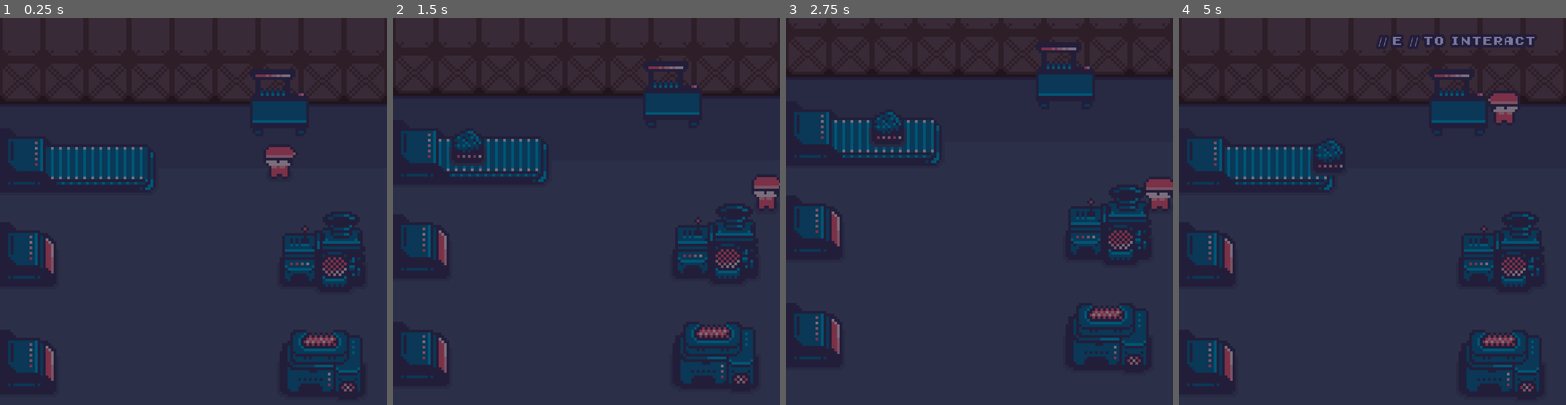
Above: before the commit, frames 1-4 (left to right).
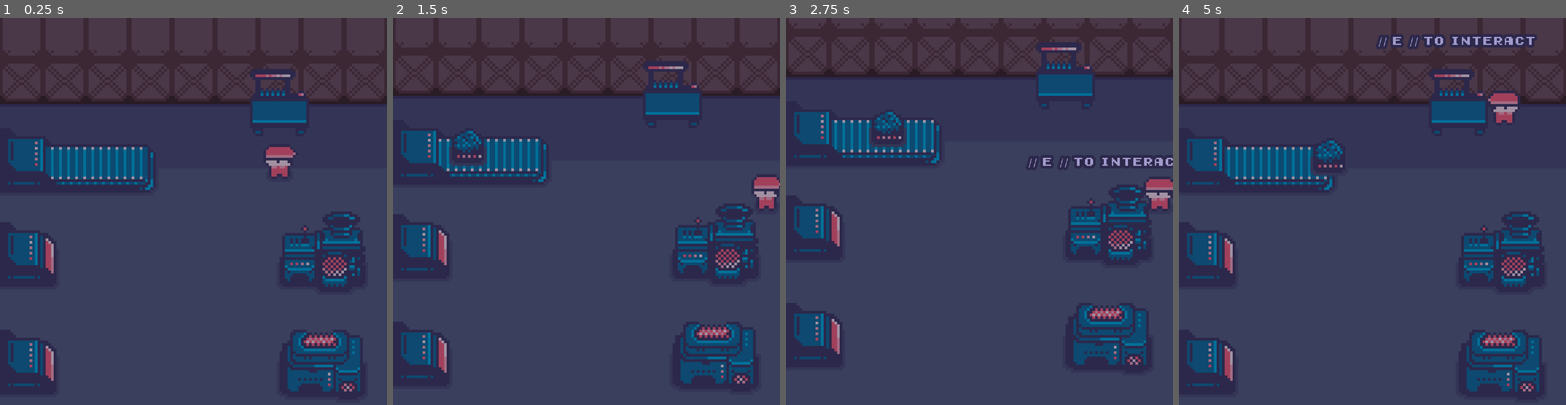
Above: after the commit, the same moments.

Repository: 3-14aY4p/3RsProject
Game: Godot game, scene res://scenes/game_controller.tscn
The game is run twice, just before and just after one commit, with the same random seed, the same clock (stepped at 60 frames per second) and the same inputs.
Inputs (mouse positions are in pixels of both pictures, inside the frame that each line leads up to):
- Up to frame 1 (0.25 s): no input
- Up to frame 2 (1.5 s): move the mouse to (671, 192) at 0.52 s; hold D (_right) 0.53-1.28 s; hold E (_interact) 0.53-1.28 s; move the mouse to (509, 230) at 1.27 s; hold S (_down) from 1.28 s (still down); tap E (_interact) at 1.35 s
- Up to frame 3 (2.75 s): move the mouse to (1018, 126) at 2.02 s; release S (_down) at 2.03 s; press the mouse at (1018, 126) at 2.03 s; hold D (_right) from 2.03 s (still down); tap E (_interact) at 2.3 s
- Up to frame 4 (5 s): move the mouse to (1353, 288) at 2.77 s; release D (_right) at 2.78 s; release the mouse at (1353, 288) at 2.78 s; hold W (_up) 2.78-3.53 s; tap E (_interact) at 2.85, 4.55 s; move the mouse to (1488, 269) at 3.52 s; hold E (_interact) 3.53-4.28 s; hold A (_left) from 3.53 s (still down); move the mouse to (1256, 153) at 4.27 s; click (1256, 153) at 4.35 s

The runs differ from the first frame. In frame 1, 9.1% of the frame differs, in the area x 2-94%, y 14-97%; in frame 2, 8.8%; in frame 3, 9.1%; in frame 4, 9.4%, in the area x 2-94%, y 4-97%.

Commit message:
82525 -- machines

Diff:
--- a/scenes/machinery/delivery_chute.tscn
+++ b/scenes/machinery/delivery_chute.tscn
@@ -1,13 +1,19 @@
-[gd_scene load_steps=4 format=3 uid="uid://bvl22mwf5k5ui"]
+[gd_scene load_steps=7 format=3 uid="uid://bvl22mwf5k5ui"]
 
 [ext_resource type="Texture2D" uid="uid://g6pnij5cewnj" path="res://assets/art/machinery/machineryG2_sh.png" id="1_22ua3"]
+[ext_resource type="Script" uid="uid://w47ltntgdgot" path="res://scripts/machinery/delivery_chute.gd" id="1_gnexq"]
 [ext_resource type="Texture2D" uid="uid://bofgw1p03ud5q" path="res://assets/art/machinery/machineryG2.png" id="2_fm3b4"]
+[ext_resource type="PackedScene" uid="uid://bmy7v5qkn5kpj" path="res://scenes/interaction/interactable.tscn" id="3_1sxwb"]
 
 [sub_resource type="RectangleShape2D" id="RectangleShape2D_fm3b4"]
 size = Vector2(22, 16)
 
+[sub_resource type="RectangleShape2D" id="RectangleShape2D_gnexq"]
+size = Vector2(31, 18)
+
 [node name="DeliveryChute" type="StaticBody2D" groups=["machinery"]]
 collision_mask = 0
+script = ExtResource("1_gnexq")
 
 [node name="Shadow" type="Sprite2D" parent="."]
 texture = ExtResource("1_22ua3")
@@ -24,3 +30,14 @@
 [node name="CollisionShape2D" type="CollisionShape2D" parent="."]
 position = Vector2(-5, 5)
 shape = SubResource("RectangleShape2D_fm3b4")
+
+[node name="Interactable" parent="." instance=ExtResource("3_1sxwb")]
+
+[node name="CollisionShape2D" parent="Interactable" index="0"]
+position = Vector2(-0.5, 5)
+shape = SubResource("RectangleShape2D_gnexq")
+
+[connection signal="body_entered" from="Interactable" to="." method="_on_interactable_body_entered"]
+[connection signal="body_exited" from="Interactable" to="." method="_on_interactable_body_exited"]
+
+[editable path="Interactable"]
--- a/scenes/machinery/incinerator.tscn
+++ b/scenes/machinery/incinerator.tscn
@@ -1,13 +1,19 @@
-[gd_scene load_steps=4 format=3 uid="uid://c774mag5th37b"]
+[gd_scene load_steps=7 format=3 uid="uid://c774mag5th37b"]
 
+[ext_resource type="Script" uid="uid://c6jn4cxjd17y4" path="res://scripts/machinery/incinerator.gd" id="1_011tm"]
 [ext_resource type="Texture2D" uid="uid://cv4u25ygwcxao" path="res://assets/art/machinery/machineryG1_sh.png" id="1_aqwxo"]
 [ext_resource type="Texture2D" uid="uid://c7d62fywa4qf3" path="res://assets/art/machinery/machineryG1.png" id="2_5dewp"]
+[ext_resource type="PackedScene" uid="uid://bmy7v5qkn5kpj" path="res://scenes/interaction/interactable.tscn" id="3_5dewp"]
 
 [sub_resource type="RectangleShape2D" id="RectangleShape2D_aqwxo"]
 size = Vector2(34, 20)
 
+[sub_resource type="RectangleShape2D" id="RectangleShape2D_5dewp"]
+size = Vector2(36, 22)
+
 [node name="Incinerator" type="StaticBody2D" groups=["machinery"]]
 collision_mask = 0
+script = ExtResource("1_011tm")
 
 [node name="Shadow" type="Sprite2D" parent="."]
 texture = ExtResource("1_aqwxo")
@@ -22,3 +28,40 @@
 [node name="CollisionShape2D" type="CollisionShape2D" parent="."]
 position = Vector2(0, 5)
 shape = SubResource("RectangleShape2D_aqwxo")
+
+[node name="Interactable" parent="." instance=ExtResource("3_5dewp")]
+
+[node name="CollisionShape2D" parent="Interactable" index="0"]
+position = Vector2(0, 5)
+shape = SubResource("RectangleShape2D_5dewp")
+
+[node name="ItemProcessing" type="Node2D" parent="."]
+
+[node name="ProgressBar" type="ProgressBar" parent="ItemProcessing"]
+anchors_preset = -1
+anchor_left = -0.00868056
+anchor_top = -0.0190972
+anchor_right = 0.00868056
+anchor_bottom = -0.015625
+offset_left = -11.0
+offset_top = -23.0
+offset_right = 99.0
+offset_bottom = -8.0
+grow_horizontal = 2
+grow_vertical = 2
+scale = Vector2(0.2, 0.2)
+step = 0.001
+fill_mode = 1
+show_percentage = false
+
+[node name="Timer" type="Timer" parent="ItemProcessing"]
+wait_time = 3.0
+
+[node name="SpawnMarker" type="Marker2D" parent="ItemProcessing"]
+position = Vector2(-9, 23)
+
+[connection signal="body_entered" from="Interactable" to="." method="_on_interactable_body_entered"]
+[connection signal="body_exited" from="Interactable" to="." method="_on_interactable_body_exited"]
+[connection signal="timeout" from="ItemProcessing/Timer" to="." method="_on_timer_timeout"]
+
+[editable path="Interactable"]
--- a/scenes/machinery/sorting_table.tscn
+++ b/scenes/machinery/sorting_table.tscn
@@ -5,11 +5,11 @@
 [ext_resource type="Script" uid="uid://bb6m0hedorepb" path="res://scripts/machinery/sorting_table.gd" id="1_xqol3"]
 [ext_resource type="Texture2D" uid="uid://bofgw1p03ud5q" path="res://assets/art/machinery/machineryG2.png" id="2_7rtcl"]
 
+[sub_resource type="RectangleShape2D" id="RectangleShape2D_7rtcl"]
+size = Vector2(24, 16)
+
 [sub_resource type="RectangleShape2D" id="RectangleShape2D_ml8bk"]
 size = Vector2(26, 18)
-
-[sub_resource type="RectangleShape2D" id="RectangleShape2D_7rtcl"]
-size = Vector2(24, 16)
 
 [node name="SortingTable" type="StaticBody2D" groups=["machinery"]]
 collision_mask = 0
@@ -17,12 +17,6 @@
 
 [node name="Marker2D" type="Marker2D" parent="."]
 position = Vector2(17, 5)
-
-[node name="Interactable" parent="." instance=ExtResource("1_ml8bk")]
-
-[node name="CollisionShape2D" parent="Interactable" index="0"]
-position = Vector2(0, 4)
-shape = SubResource("RectangleShape2D_ml8bk")
 
 [node name="Shadow" type="Sprite2D" parent="."]
 texture = ExtResource("1_cohrf")
@@ -38,6 +32,12 @@
 position = Vector2(0, 4)
 shape = SubResource("RectangleShape2D_7rtcl")
 
+[node name="Interactable" parent="." instance=ExtResource("1_ml8bk")]
+
+[node name="CollisionShape2D" parent="Interactable" index="0"]
+position = Vector2(0, 4)
+shape = SubResource("RectangleShape2D_ml8bk")
+
 [connection signal="body_entered" from="Interactable" to="." method="_on_interactable_body_entered"]
 [connection signal="body_exited" from="Interactable" to="." method="_on_interactable_body_exited"]
 
--- a/scenes/minigame/item_instance.tscn
+++ b/scenes/minigame/item_instance.tscn
@@ -9,9 +9,9 @@
 [ext_resource type="Resource" uid="uid://bf4fsa1lvwys1" path="res://scripts/resources/item/recyclable/glass_bottle.tres" id="6_caum7"]
 [ext_resource type="Resource" uid="uid://c0b7up7vgqmle" path="res://scripts/resources/item/recyclable/plastic_bottle.tres" id="7_l6nr1"]
 [ext_resource type="Resource" uid="uid://cjlrfpj52p0xj" path="res://scripts/resources/item/recyclable/soda_can.tres" id="8_vde8k"]
-[ext_resource type="Resource" uid="uid://c5t6wq1y6mp85" path="res://scripts/resources/item/sanitary/used_bandage.tres" id="9_hk386"]
+[ext_resource type="Resource" uid="uid://c5t6wq1y6mp85" path="res://scripts/resources/item/sanitary/stained_bandage.tres" id="9_hk386"]
 [ext_resource type="Resource" uid="uid://x1hk6ljmq40e" path="res://scripts/resources/item/sanitary/used_syringe.tres" id="10_ax12a"]
-[ext_resource type="Resource" uid="uid://btdhrut5wfcgs" path="res://scripts/resources/item/sanitary/used_vial.tres" id="11_lxqh0"]
+[ext_resource type="Resource" uid="uid://btdhrut5wfcgs" path="res://scripts/resources/item/sanitary/dirty_vial.tres" id="11_lxqh0"]
 [ext_resource type="Texture2D" uid="uid://bn025usq7ayd3" path="res://assets/art/minigame/waste_medical.png" id="13_ruil2"]
 
 [sub_resource type="ShaderMaterial" id="ShaderMaterial_4ou6s"]
--- /dev/null
+++ b/scenes/objects/box_medical.tscn
@@ -0,0 +1,42 @@
+[gd_scene load_steps=8 format=3 uid="uid://xhwg2s174f1t"]
+
+[ext_resource type="Script" uid="uid://cv0s444u36jju" path="res://scripts/objects/object.gd" id="1_dkh3q"]
+[ext_resource type="Resource" uid="uid://bpvy23g7n2dwi" path="res://scripts/resources/objects/box_medical.tres" id="2_b0gkx"]
+[ext_resource type="Texture2D" uid="uid://b5sv6a3hly7ir" path="res://assets/art/objects/objectsG1_sh.png" id="2_w6ny8"]
+[ext_resource type="Texture2D" uid="uid://cklslbcb32hie" path="res://assets/art/objects/objectsG1.png" id="3_b0gkx"]
+[ext_resource type="PackedScene" uid="uid://bmy7v5qkn5kpj" path="res://scenes/interaction/interactable.tscn" id="4_nmhbn"]
+
+[sub_resource type="RectangleShape2D" id="RectangleShape2D_hboom"]
+size = Vector2(14, 8)
+
+[sub_resource type="CircleShape2D" id="CircleShape2D_eb6bx"]
+radius = 20.0
+
+[node name="BoxMedical" type="CharacterBody2D"]
+script = ExtResource("1_dkh3q")
+object_data = ExtResource("2_b0gkx")
+
+[node name="Shadow" type="Sprite2D" parent="."]
+texture = ExtResource("2_w6ny8")
+offset = Vector2(0, -7)
+region_enabled = true
+region_rect = Rect2(16, 0, 16, 16)
+
+[node name="Sprite2D" type="Sprite2D" parent="."]
+texture = ExtResource("3_b0gkx")
+offset = Vector2(0, -7)
+region_enabled = true
+region_rect = Rect2(16, 0, 16, 16)
+
+[node name="CollisionShape2D" type="CollisionShape2D" parent="."]
+position = Vector2(0, -3)
+shape = SubResource("RectangleShape2D_hboom")
+
+[node name="Interactable" parent="." instance=ExtResource("4_nmhbn")]
+interaction_name = "pick up // medical box"
+
+[node name="CollisionShape2D" parent="Interactable" index="0"]
+position = Vector2(0, -3)
+shape = SubResource("CircleShape2D_eb6bx")
+
+[editable path="Interactable"]
--- a/scenes/objects/crate.tscn
+++ b/scenes/objects/crate.tscn
@@ -6,25 +6,17 @@
 [ext_resource type="Resource" uid="uid://cqonh71ir0tx6" path="res://scripts/resources/objects/crate.tres" id="2_i7bfj"]
 [ext_resource type="Texture2D" uid="uid://cklslbcb32hie" path="res://assets/art/objects/objectsG1.png" id="2_xu5n6"]
 
+[sub_resource type="RectangleShape2D" id="RectangleShape2D_ls5c6"]
+size = Vector2(14, 8)
+
 [sub_resource type="CircleShape2D" id="CircleShape2D_xu5n6"]
 radius = 20.0
-
-[sub_resource type="RectangleShape2D" id="RectangleShape2D_ls5c6"]
-size = Vector2(14, 8)
 
 [node name="Crate" type="CharacterBody2D" groups=["object"]]
 collision_layer = 4
 collision_mask = 0
 script = ExtResource("1_m8sg4")
 object_data = ExtResource("2_i7bfj")
-
-[node name="Interactable" parent="." instance=ExtResource("1_xu5n6")]
-collision_layer = 4
-interaction_name = "pick up"
-
-[node name="CollisionShape2D" parent="Interactable" index="0"]
-position = Vector2(0, -3)
-shape = SubResource("CircleShape2D_xu5n6")
 
 [node name="Shadow" type="Sprite2D" parent="."]
 texture = ExtResource("1_ls5c6")
@@ -42,4 +34,12 @@
 position = Vector2(0, -3)
 shape = SubResource("RectangleShape2D_ls5c6")
 
+[node name="Interactable" parent="." instance=ExtResource("1_xu5n6")]
+collision_layer = 4
+interaction_name = "pick up"
+
+[node name="CollisionShape2D" parent="Interactable" index="0"]
+position = Vector2(0, -3)
+shape = SubResource("CircleShape2D_xu5n6")
+
 [editable path="Interactable"]
--- a/scenes/objects/sorted_crate.tscn
+++ /dev/null
@@ -1,41 +0,0 @@
-[gd_scene load_steps=7 format=3 uid="uid://dfsab5037ebps"]
-
-[ext_resource type="Script" uid="uid://cv0s444u36jju" path="res://scripts/objects/object.gd" id="1_p0bud"]
-[ext_resource type="PackedScene" uid="uid://bmy7v5qkn5kpj" path="res://scenes/interaction/interactable.tscn" id="1_qmfw6"]
-[ext_resource type="Texture2D" uid="uid://cd172p0oxicei" path="res://assets/art/objects/objectsG2_sh.png" id="1_vgnat"]
-[ext_resource type="Texture2D" uid="uid://bcdr157t76aa8" path="res://assets/art/objects/objectsG2.png" id="2_qmfw6"]
-
-[sub_resource type="CircleShape2D" id="CircleShape2D_qmfw6"]
-radius = 15.0
-
-[sub_resource type="RectangleShape2D" id="RectangleShape2D_vgnat"]
-size = Vector2(10, 8)
-
-[node name="SortedCrate" type="CharacterBody2D" groups=["object"]]
-collision_layer = 4
-collision_mask = 0
-script = ExtResource("1_p0bud")
-
-[node name="Interactable" parent="." instance=ExtResource("1_qmfw6")]
-
-[node name="CollisionShape2D" parent="Interactable" index="0"]
-position = Vector2(0, -3)
-shape = SubResource("CircleShape2D_qmfw6")
-
-[node name="Shadow" type="Sprite2D" parent="."]
-texture = ExtResource("1_vgnat")
-offset = Vector2(0, -7)
-region_enabled = true
-region_rect = Rect2(0, 0, 16, 16)
-
-[node name="Sprite2D" type="Sprite2D" parent="."]
-texture = ExtResource("2_qmfw6")
-offset = Vector2(0, -7)
-region_enabled = true
-region_rect = Rect2(0, 0, 16, 16)
-
-[node name="CollisionShape2D" type="CollisionShape2D" parent="."]
-position = Vector2(0, -3)
-shape = SubResource("RectangleShape2D_vgnat")
-
-[editable path="Interactable"]
--- a/scenes/objects/sorted_crate_medical.tscn
+++ b/scenes/objects/sorted_crate_medical.tscn
@@ -19,7 +19,7 @@
 object_data = ExtResource("2_swfrf")
 
 [node name="Interactable" parent="." instance=ExtResource("2_1duec")]
-interaction_name = "pick up"
+interaction_name = "pick up // medical crate"
 
 [node name="CollisionShape2D" parent="Interactable" index="0"]
 position = Vector2(0, -3)
--- a/scenes/objects/sorted_crate_organic.tscn
+++ b/scenes/objects/sorted_crate_organic.tscn
@@ -19,7 +19,7 @@
 object_data = ExtResource("2_sxrek")
 
 [node name="Interactable" parent="." instance=ExtResource("3_e56y6")]
-interaction_name = "pick up"
+interaction_name = "pick up // organic crate"
 
 [node name="CollisionShape2D" parent="Interactable" index="0"]
 position = Vector2(0, -3)
--- a/scenes/objects/sorted_crate_recyclable.tscn
+++ b/scenes/objects/sorted_crate_recyclable.tscn
@@ -19,7 +19,7 @@
 object_data = ExtResource("2_6b6r6")
 
 [node name="Interactable" parent="." instance=ExtResource("2_qdc3e")]
-interaction_name = "pick up"
+interaction_name = "pick up // recyclable crate"
 
 [node name="CollisionShape2D" parent="Interactable" index="0"]
 position = Vector2(0, -3)
--- a/scenes/rooms/main_room.tscn
+++ b/scenes/rooms/main_room.tscn
@@ -1,7 +1,6 @@
-[gd_scene load_steps=10 format=4 uid="uid://hmldedoswc0x"]
+[gd_scene load_steps=9 format=4 uid="uid://hmldedoswc0x"]
 
 [ext_resource type="PackedScene" uid="uid://b1nnuugnw8qkn" path="res://scenes/containers/tilemap_container.tscn" id="1_2sapw"]
-[ext_resource type="Script" uid="uid://ddd3k5kcum4po" path="res://scripts/room/main_room.gd" id="1_p4n1q"]
 [ext_resource type="PackedScene" uid="uid://cujrladql8h8l" path="res://scenes/machinery/conveyor_belt.tscn" id="2_1webf"]
 [ext_resource type="PackedScene" uid="uid://o0wmxvvl5xp" path="res://scenes/player/player.tscn" id="2_5t81v"]
 [ext_resource type="PackedScene" uid="uid://cjmp86pj3ytnw" path="res://scenes/machinery/sorting_table.tscn" id="2_lfv5u"]
@@ -12,10 +11,9 @@
 
 [node name="MainRoom" type="Node2D"]
 y_sort_enabled = true
-script = ExtResource("1_p4n1q")
 
 [node name="CanvasModulate" type="CanvasModulate" parent="."]
-color = Color(0.484187, 0.463985, 0.614547, 1)
+color = Color(0.6336, 0.608, 0.8, 1)
 
 [node name="TileMapContainer" parent="." instance=ExtResource("1_2sapw")]
 y_sort_enabled = true
@@ -37,6 +35,7 @@
 
 [node name="DeliveryChute" parent="MachineryContainer" instance=ExtResource("4_std1t")]
 position = Vector2(16, 88)
+accepted_box = "medical box"
 
 [node name="DeliveryChute2" parent="MachineryContainer" instance=ExtResource("4_std1t")]
 position = Vector2(16, 128)
--- a/scripts/global.gd
+++ b/scripts/global.gd
@@ -4,3 +4,6 @@
 
 #for minigame
 var is_dragging : bool = false
+
+#for scoreboard
+var currency : int = 0
--- a/scripts/machinery/conveyor_belt.gd
+++ b/scripts/machinery/conveyor_belt.gd
@@ -4,7 +4,7 @@
 @onready var spawn_timer: Timer = $SpawnTimer
 
 @export var spawn_interval : float = 10
-@export var spawn_count : int = 3
+@export var spawn_count : int = 5
 
 var on_platform : Array[ObjectInstance] = []
 var on_slope : Array[ObjectInstance] = []
--- /dev/null
+++ b/scripts/machinery/delivery_chute.gd
@@ -0,0 +1,28 @@
+extends StaticBody2D
+
+@onready var interactable: Interactable = $Interactable
+@onready var player : Player = get_tree().get_first_node_in_group("player")
+
+@export var accepted_box : String = ""
+
+var player_in_range : bool = false
+
+
+func _ready() -> void:
+	interactable.interact = Callable(self, "_on_interact")
+
+func _on_interact():
+	if player.on_hand:
+		if player.on_hand.obj_name == accepted_box:
+			player.on_hand = null
+			Global.currency += 10
+
+			print(Global.currency)
+
+func _on_interactable_body_entered(body: Node2D) -> void:
+	if body == player:
+		player.in_machine_range = true
+
+func _on_interactable_body_exited(body: Node2D) -> void:
+	if body == player:
+		player.in_machine_range = false
--- /dev/null
+++ b/scripts/machinery/incinerator.gd
@@ -0,0 +1,45 @@
+extends StaticBody2D
+
+@onready var interactable: Interactable = $Interactable
+@onready var player : Player = get_tree().get_first_node_in_group("player")
+
+@onready var spawn_marker: Marker2D = $ItemProcessing/SpawnMarker
+@onready var timer: Timer = $ItemProcessing/Timer
+@onready var progress_bar: ProgressBar = $ItemProcessing/ProgressBar
+
+var player_in_range : bool = false
+
+
+func _ready() -> void:
+	progress_bar.hide()
+
+	interactable.interact = Callable(self, "_on_interact")
+
+	progress_bar.min_value = 0
+	progress_bar.max_value = timer.wait_time
+
+func _process(delta: float) -> void:
+	progress_bar.value = timer.time_left
+
+func _on_interact():
+	if player.on_hand:
+		if player.on_hand.obj_name == "medical crate":
+			player.on_hand = null
+			timer.start()
+			progress_bar.show()
+
+func _on_interactable_body_entered(body: Node2D) -> void:
+	if body == player:
+		player.in_machine_range = true
+
+func _on_interactable_body_exited(body: Node2D) -> void:
+	if body == player:
+		player.in_machine_range = false
+
+func _on_timer_timeout() -> void:
+	progress_bar.hide()
+	timer.stop()
+
+	var box_instance = load("res://scenes/objects/box_medical.tscn").instantiate()
+	box_instance.global_position = spawn_marker.global_position
+	get_parent().get_parent().get_node("ObjectContainer").add_child(box_instance)
--- a/scripts/resources/item/organic/fish_bone.tres
+++ b/scripts/resources/item/sanitary/dirty_vial.tres
@@ -1,15 +1,15 @@
-[gd_resource type="Resource" script_class="ItemData" load_steps=4 format=3 uid="uid://by1ru37mo7lxj"]
+[gd_resource type="Resource" script_class="ItemData" load_steps=4 format=3 uid="uid://btdhrut5wfcgs"]
 
-[ext_resource type="Texture2D" uid="uid://bg2ypf2rbxgok" path="res://assets/art/minigame/waste_organic.png" id="1_bxfxm"]
-[ext_resource type="Script" uid="uid://c6x5woy5xbc46" path="res://scripts/resources/item_data.gd" id="1_wtfj3"]
+[ext_resource type="Texture2D" uid="uid://bn025usq7ayd3" path="res://assets/art/minigame/waste_medical.png" id="1_sac2c"]
+[ext_resource type="Script" uid="uid://c6x5woy5xbc46" path="res://scripts/resources/item_data.gd" id="2_gjl16"]
 
-[sub_resource type="AtlasTexture" id="AtlasTexture_cdpjg"]
-atlas = ExtResource("1_bxfxm")
+[sub_resource type="AtlasTexture" id="AtlasTexture_fsr1h"]
+atlas = ExtResource("1_sac2c")
 region = Rect2(16, 0, 16, 16)
 
 [resource]
-script = ExtResource("1_wtfj3")
-item_name = "fish bone"
-item_icon = SubResource("AtlasTexture_cdpjg")
-item_type = "organic"
+script = ExtResource("2_gjl16")
+item_name = "dirty vial"
+item_icon = SubResource("AtlasTexture_fsr1h")
+item_type = "medical"
 metadata/_custom_type_script = "uid://c6x5woy5xbc46"
--- /dev/null
+++ b/scripts/resources/item/sanitary/stained_bandage.tres
@@ -0,0 +1,15 @@
+[gd_resource type="Resource" script_class="ItemData" load_steps=4 format=3 uid="uid://c5t6wq1y6mp85"]
+
+[ext_resource type="Texture2D" uid="uid://bn025usq7ayd3" path="res://assets/art/minigame/waste_medical.png" id="1_8m0qc"]
+[ext_resource type="Script" uid="uid://c6x5woy5xbc46" path="res://scripts/resources/item_data.gd" id="2_rdftb"]
+
+[sub_resource type="AtlasTexture" id="AtlasTexture_0dn0s"]
+atlas = ExtResource("1_8m0qc")
+region = Rect2(32, 0, 16, 16)
+
+[resource]
+script = ExtResource("2_rdftb")
+item_name = "stained bandage"
+item_icon = SubResource("AtlasTexture_0dn0s")
+item_type = "medical"
+metadata/_custom_type_script = "uid://c6x5woy5xbc46"
--- a/scripts/resources/item/sanitary/used_bandage.tres
+++ /dev/null
@@ -1,15 +0,0 @@
-[gd_resource type="Resource" script_class="ItemData" load_steps=4 format=3 uid="uid://c5t6wq1y6mp85"]
-
-[ext_resource type="Script" uid="uid://c6x5woy5xbc46" path="res://scripts/resources/item_data.gd" id="1_0dn0s"]
-[ext_resource type="Texture2D" uid="uid://bn025usq7ayd3" path="res://assets/art/minigame/waste_medical.png" id="1_sswjy"]
-
-[sub_resource type="AtlasTexture" id="AtlasTexture_0dn0s"]
-atlas = ExtResource("1_sswjy")
-region = Rect2(32, 0, 16, 16)
-
-[resource]
-script = ExtResource("1_0dn0s")
-item_name = "used bandage"
-item_icon = SubResource("AtlasTexture_0dn0s")
-item_type = "medical"
-metadata/_custom_type_script = "uid://c6x5woy5xbc46"
--- /dev/null
+++ b/scripts/resources/objects/box_medical.tres
@@ -0,0 +1,15 @@
+[gd_resource type="Resource" script_class="ObjectData" load_steps=4 format=3 uid="uid://bpvy23g7n2dwi"]
+
+[ext_resource type="Script" uid="uid://djhr2fqsqffkh" path="res://scripts/resources/object_data.gd" id="1_foi84"]
+[ext_resource type="Texture2D" uid="uid://cklslbcb32hie" path="res://assets/art/objects/objectsG1.png" id="1_iw264"]
+
+[sub_resource type="AtlasTexture" id="AtlasTexture_co0bf"]
+atlas = ExtResource("1_iw264")
+region = Rect2(16, 0, 16, 16)
+
+[resource]
+script = ExtResource("1_foi84")
+obj_name = "medical box"
+obj_icon = SubResource("AtlasTexture_co0bf")
+obj_path = "res://scenes/objects/box_medical.tscn"
+metadata/_custom_type_script = "uid://djhr2fqsqffkh"
--- a/scripts/resources/objects/sorted_crate_medical.tres
+++ b/scripts/resources/objects/sorted_crate_medical.tres
@@ -9,7 +9,7 @@
 
 [resource]
 script = ExtResource("1_pegbj")
-obj_name = "sorted crate medical"
+obj_name = "medical crate"
 obj_icon = SubResource("AtlasTexture_rtdix")
 obj_path = "res://scenes/objects/sorted_crate_medical.tscn"
 metadata/_custom_type_script = "uid://djhr2fqsqffkh"
--- a/scripts/resources/objects/sorted_crate_recyclable.tres
+++ b/scripts/resources/objects/sorted_crate_recyclable.tres
@@ -1,15 +1,15 @@
 [gd_resource type="Resource" script_class="ObjectData" load_steps=4 format=3 uid="uid://bqfluvcx52nqm"]
 
-[ext_resource type="Texture2D" uid="uid://bcdr157t76aa8" path="res://assets/art/objects/objectsG2.png" id="1_cqq4c"]
-[ext_resource type="Script" uid="uid://djhr2fqsqffkh" path="res://scripts/resources/object_data.gd" id="1_ii0dd"]
+[ext_resource type="Texture2D" uid="uid://bcdr157t76aa8" path="res://assets/art/objects/objectsG2.png" id="1_40fld"]
+[ext_resource type="Script" uid="uid://djhr2fqsqffkh" path="res://scripts/resources/object_data.gd" id="2_covvd"]
 
 [sub_resource type="AtlasTexture" id="AtlasTexture_x8vb2"]
-atlas = ExtResource("1_cqq4c")
+atlas = ExtResource("1_40fld")
 region = Rect2(16, 0, 16, 16)
 
 [resource]
-script = ExtResource("1_ii0dd")
-obj_name = "sorted crate recyclable"
+script = ExtResource("2_covvd")
+obj_name = "recyclable crate"
 obj_icon = SubResource("AtlasTexture_x8vb2")
 obj_path = "res://scenes/objects/sorted_crate_recyclable.tscn"
 metadata/_custom_type_script = "uid://djhr2fqsqffkh"
--- a/scripts/room/main_room.gd
+++ /dev/null
@@ -1 +0,0 @@
-extends Node2D
Binary file added: assets/art/UI/timer_progressbar.png
Not shown, added: assets/art/UI/timer_progressbar.png.import
Not shown, added: scripts/machinery/delivery_chute.gd.uid
Not shown, added: scripts/machinery/incinerator.gd.uid
Not shown, removed: scripts/room/main_room.gd.uid
